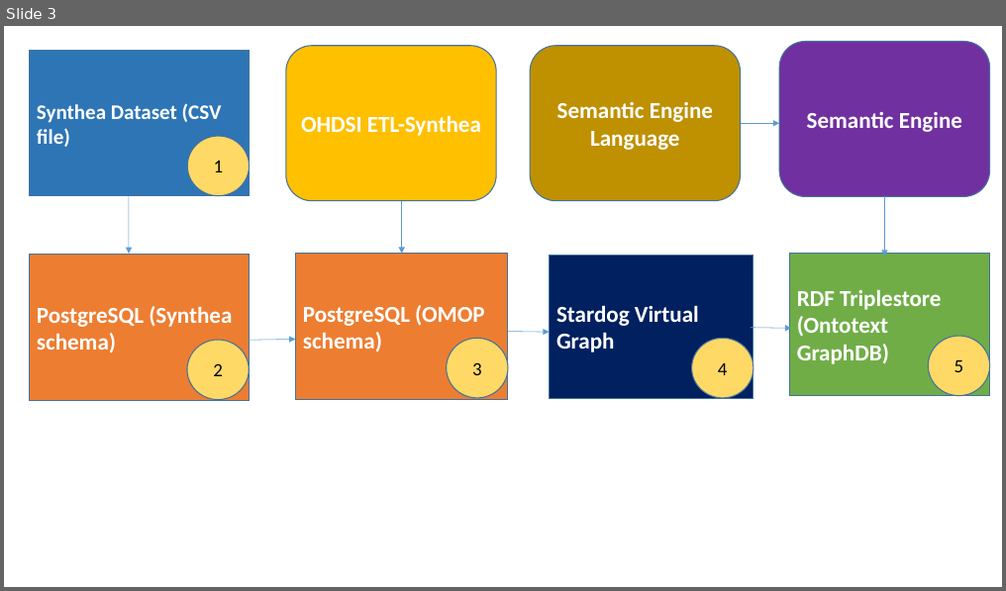
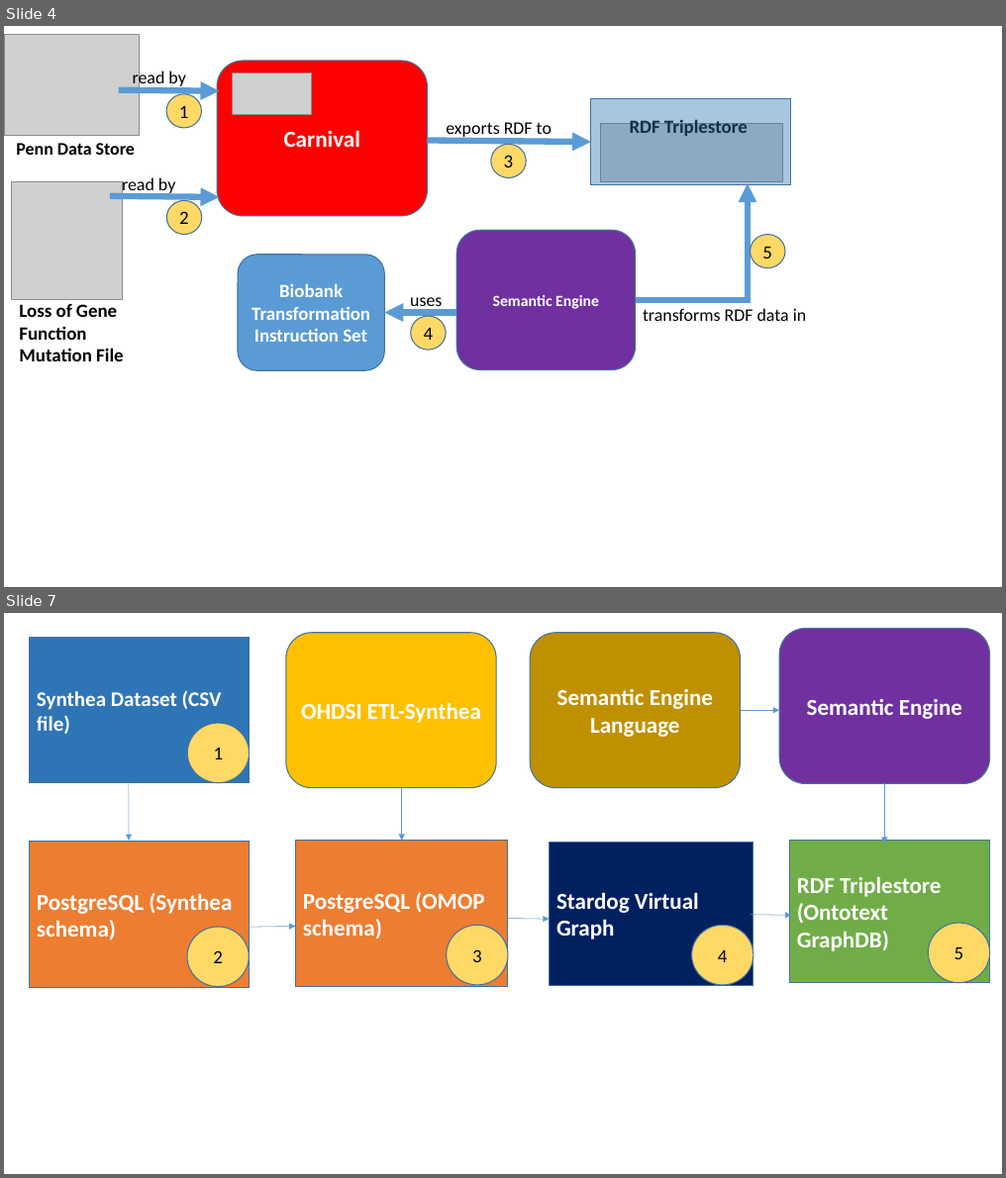
Before and after one commit to PennTURBO/semantic-engine, a slide deck: Acorn_diagrams.pptx. Shown one above the other, each under a label of ours: slide 3 before the commit, slides 4 and 7 after it; the slides between them are not shown. The pictures are 1006x591 and 1006x1178 pixels, drawn with LibreOffice and Linux fonts; fonts in the diff are those of the drawing; grey boxes stand for pictures. Boxes give left, top, right and bottom in pixels: in the first picture for what was removed or moved away, otherwise in the second. Text is boxed around its words. In the diff, an @@ line names an element or a change of style, - is before the commit and + after.

```diff
--- a/Acorn_diagrams.pptx
+++ b/Acorn_diagrams.pptx
@@ slide 4 added at box(4, 26, 1002, 587), background #FFFFFF @@
@@ picture added at box(5, 35, 139, 135) @@
@@ text added at box(133, 69, 185, 88), 17 pt, text #000000 @@
+read by
@@ rounded rectangle added at box(218, 61, 428, 216), fill #FF0000, outline #43739E 1 pt, 22 pt, text #FFFFFF, bold @@
+Carnival
@@ picture added at box(233, 74, 311, 114) @@
@@ arrow added from (119, 90) to (220, 91), #5B9BD5 6 pt @@
@@ ellipse added at box(166, 94, 202, 128), fill #FFD966, outline #43739E 1 pt, 18 pt, text #000000 @@
+1
@@ rectangle added at box(591, 99, 791, 184), fill #2E75B6 at 41% opacity, outline #43739E 1 pt @@
@@ text added at box(16, 143, 135, 155), 17 pt, text #000000, bold @@
+Penn Data Store
@@ arrow added from (427, 141) to (591, 142), #5B9BD5 6 pt @@
@@ text added at box(446, 122, 551, 139), 17 pt, text #000000 @@
+exports RDF to
@@ ellipse added at box(491, 144, 527, 178), fill #FFD966, outline #43739E 1 pt, 18 pt, text #000000 @@
+3
@@ picture added at box(601, 123, 783, 181) @@
@@ text added at box(630, 120, 747, 136), 18 pt, text #000000, bold @@
+RDF Triplestore
@@ picture added at box(11, 181, 122, 300) @@
@@ arrow added from (110, 196) to (220, 197), #5B9BD5 6 pt @@
@@ text added at box(122, 177, 175, 195), 17 pt, text #000000 @@
+read by
@@ ellipse added at box(166, 200, 202, 234), fill #FFD966, outline #43739E 1 pt, 18 pt, text #000000 @@
+2
@@ elbow arrow added from (635, 300) to (747, 184), #5B9BD5 6 pt @@
@@ rounded rectangle added at box(456, 230, 636, 371), fill #7030A0, outline #43739E 1 pt, 15 pt, text #FFFFFF, bold @@
+Semantic Engine
@@ rounded rectangle added at box(238, 255, 384, 371), fill #5B9BD5, outline #43739E 1 pt, 18 pt, text #FFFFFF, bold @@
+Biobank
+Transformation Instruction Set
@@ ellipse added at box(750, 234, 785, 268), fill #FFD966, outline #43739E 1 pt, 18 pt, text #000000 @@
+5
@@ text added at box(19, 304, 123, 362), 18 pt, text #000000, bold @@
+Loss of Gene Function Mutation File
@@ arrow added from (456, 313) to (384, 313), #5B9BD5 6 pt @@
@@ text added at box(410, 297, 442, 312), 17 pt, text #000000 @@
+uses
@@ ellipse added at box(411, 316, 446, 350), fill #FFD966, outline #43739E 1 pt, 18 pt, text #000000 @@
+4
@@ text added at box(643, 308, 806, 321), 17 pt, text #000000 @@
+transforms RDF data in
@@ what was slide 3 is now slide 7 @@
```
Also in this commit, not shown: 3 slides changed, 3 other slides added, 10 other files.
